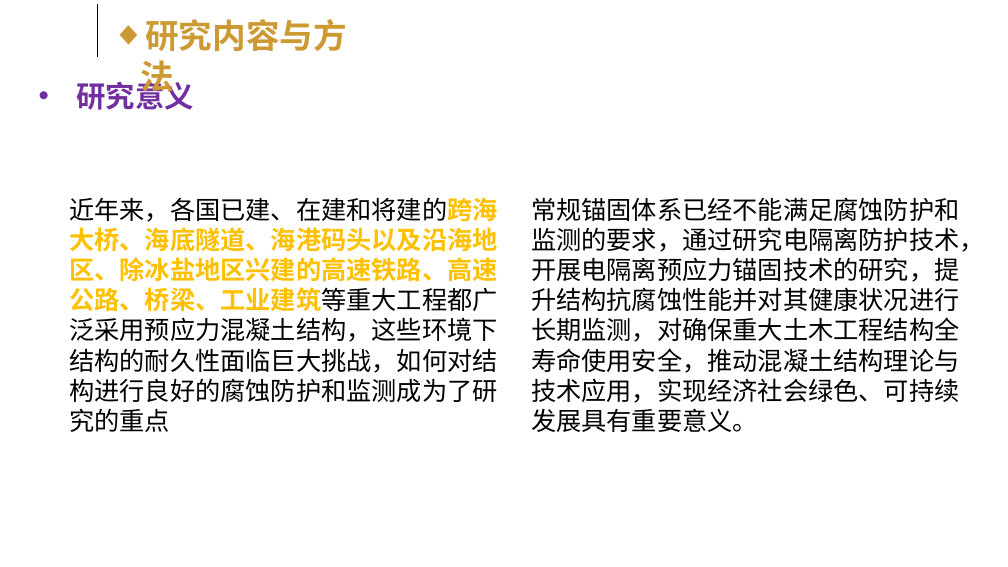
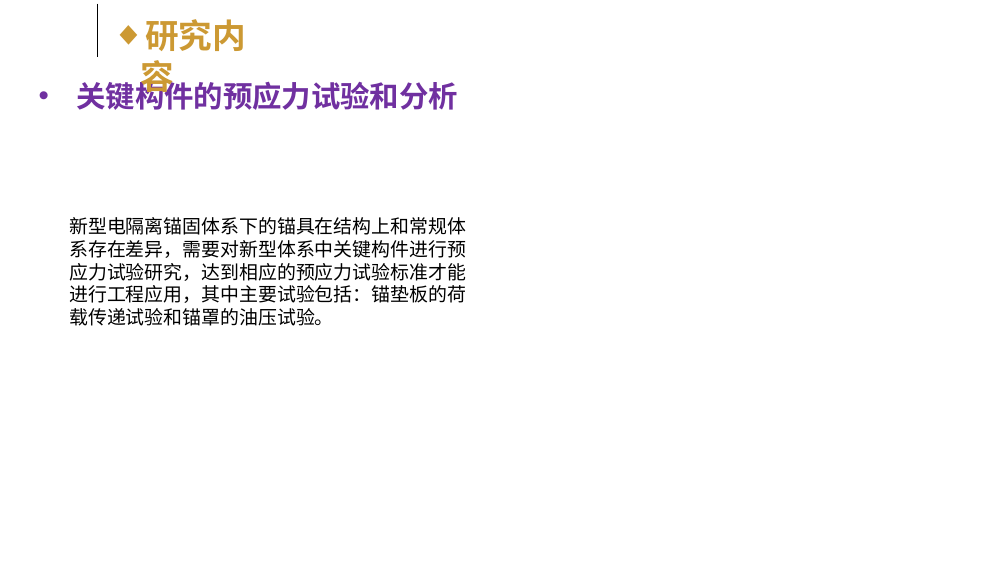
Before and after one commit to kokowhen/paper-manage, a slide deck: slide 15 of EIT/开题答辩slide.pptx (slide 17 before the commit). Drawn at 1008x567 pixels with LibreOffice and Linux fonts; fonts in the diff are those of the drawing; background and template pictures are left out. Boxes give left, top, right and bottom in pixels: in the first picture for what was removed or moved away, otherwise in the second. Text is boxed around its words. In the diff, an @@ line names an element or a change of style, - is before the commit and + after.

```diff
--- a/EIT/开题答辩slide.pptx
+++ b/EIT/开题答辩slide.pptx
@@ text at [140,19,246,98]: text changed @@
-◆ 研究内容与方法
+◆ 研究内容
@@ text at [76,77,458,110]: text changed @@
-• 研究意义
+• 关键构件的预应力试验和分析
@@ text removed at [69,197,497,432] @@
-近年来，各国已建、在建和将建的跨海大桥、海底隧道、海港码头以及沿海地区、除冰盐地区兴建的高速铁路、高速公路、桥梁、工业建筑等重大工程都广泛采用预应力混凝土结构，这些环境下结构的耐久性面临巨大挑战，如何对结构进行良好的腐蚀防护和监测成为了研究的重点
@@ text removed at [531,197,985,432] @@
-常规锚固体系已经不能满足腐蚀防护和监测的要求，通过研究电隔离防护技术，开展电隔离预应力锚固技术的研究，提升结构抗腐蚀性能并对其健康状况进行长期监测，对确保重大土木工程结构全寿命使用安全，推动混凝土结构理论与技术应用，实现经济社会绿色、可持续发展具有重要意义。
@@ text added at [69,217,466,326], 18 pt, text #000000 @@
+新型电隔离锚固体系下的锚具在结构上和常规体系存在差异，需要对新型体系中关键构件进行预应力试验研究，达到相应的预应力试验标准才能进行工程应用，其中主要试验包括：锚垫板的荷载传递试验和锚罩的油压试验。
```
Also in this commit, not shown: 4 other slides changed, 3 slides added, 6 slides removed, 8 other files.
